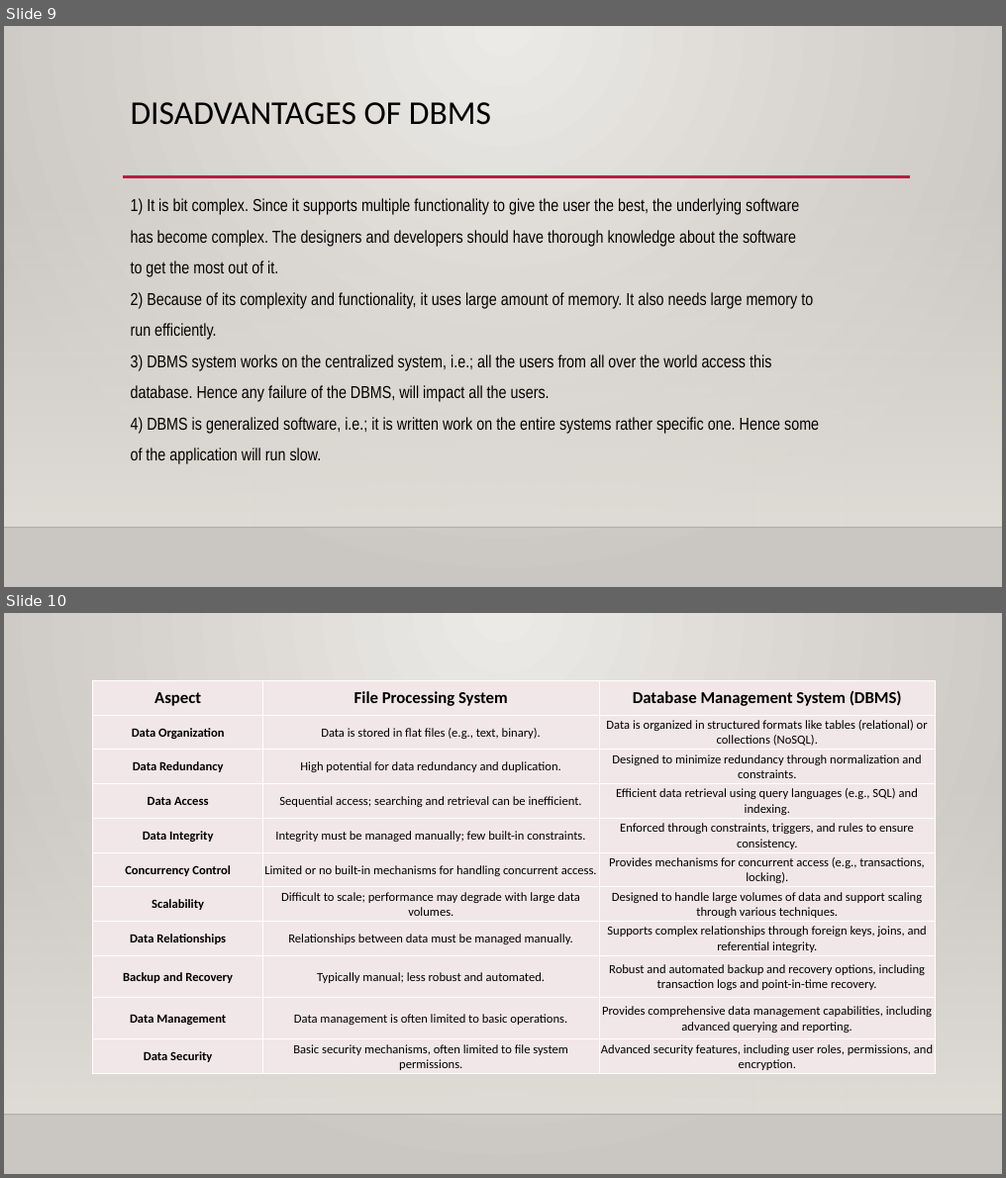
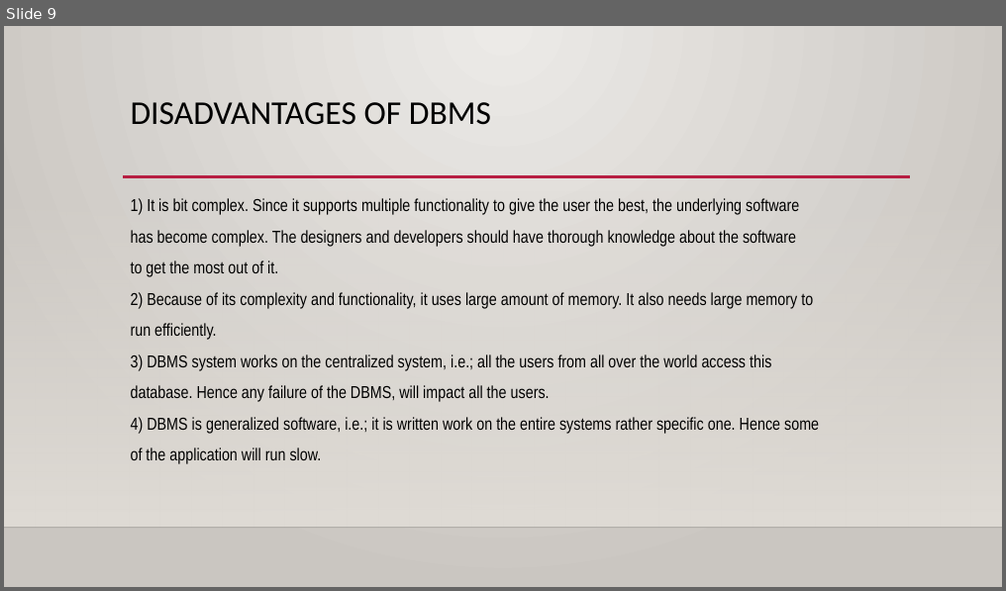
Before and after one commit to nandalneha/Database-Management-Systems, a slide deck: UNIT 1.pptx. Shown one above the other, each under a label of ours: slides 9 and 10 before the commit, slide 9 after it. The pictures are 1006x1178 and 1006x591 pixels, drawn with LibreOffice and Linux fonts; fonts in the diff are those of the drawing; background and template pictures are left out. Boxes give left, top, right and bottom in pixels: in the first picture for what was removed or moved away, otherwise in the second. Text is boxed around its words. In the diff, an @@ line names an element or a change of style, - is before the commit and + after.

```diff
--- a/UNIT 1.pptx
+++ b/UNIT 1.pptx
@@ slide 10 removed at bbox=[4, 613, 1002, 1174], background gradient #ECEAE7 to #CAC7C1; not listed: 3 template elements that a slide beside it also shows @@
@@ table removed at bbox=[93, 681, 936, 1074], 11 rows, 3 columns @@
-Aspect | File Processing System | Database Management System (DBMS)
-Data Organization | Data is stored in flat files (e.g., text, binary). | Data is organized in structured formats like tables (relational) or collections (NoSQL).
-Data Redundancy | High potential for data redundancy and duplication. | Designed to minimize redundancy through normalization and constraints.
-Data Access | Sequential access; searching and retrieval can be inefficient. | Efficient data retrieval using query languages (e.g., SQL) and indexing.
-Data Integrity | Integrity must be managed manually; few built-in constraints. | Enforced through constraints, triggers, and rules to ensure consistency.
-Concurrency Control | Limited or no built-in mechanisms for handling concurrent access. | Provides mechanisms for concurrent access (e.g., transactions, locking).
-Scalability | Difficult to scale; performance may degrade with large data volumes. | Designed to handle large volumes of data and support scaling through various techniques.
-Data Relationships | Relationships between data must be managed manually. | Supports complex relationships through foreign keys, joins, and referential integrity.
-Backup and Recovery | Typically manual; less robust and automated. | Robust and automated backup and recovery options, including transaction logs and point-in-time recovery.
-Data Management | Data management is often limited to basic operations. | Provides comprehensive data management capabilities, including advanced querying and reporting.
-Data Security | Basic security mechanisms, often limited to file system permissions. | Advanced security features, including user roles, permissions, and encryption.
```
Also in this commit, not shown: 1 slide changed, 3 slides added, 10 other slides removed, 1 other file.
